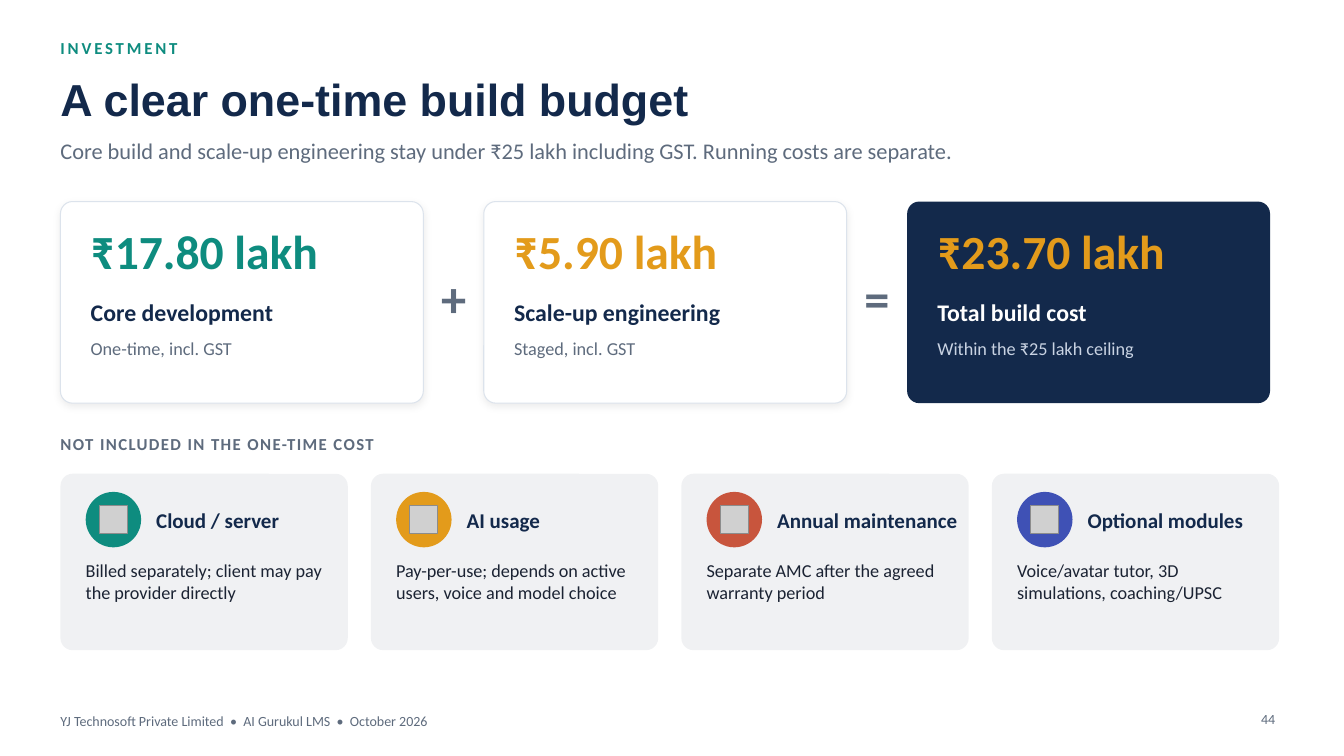
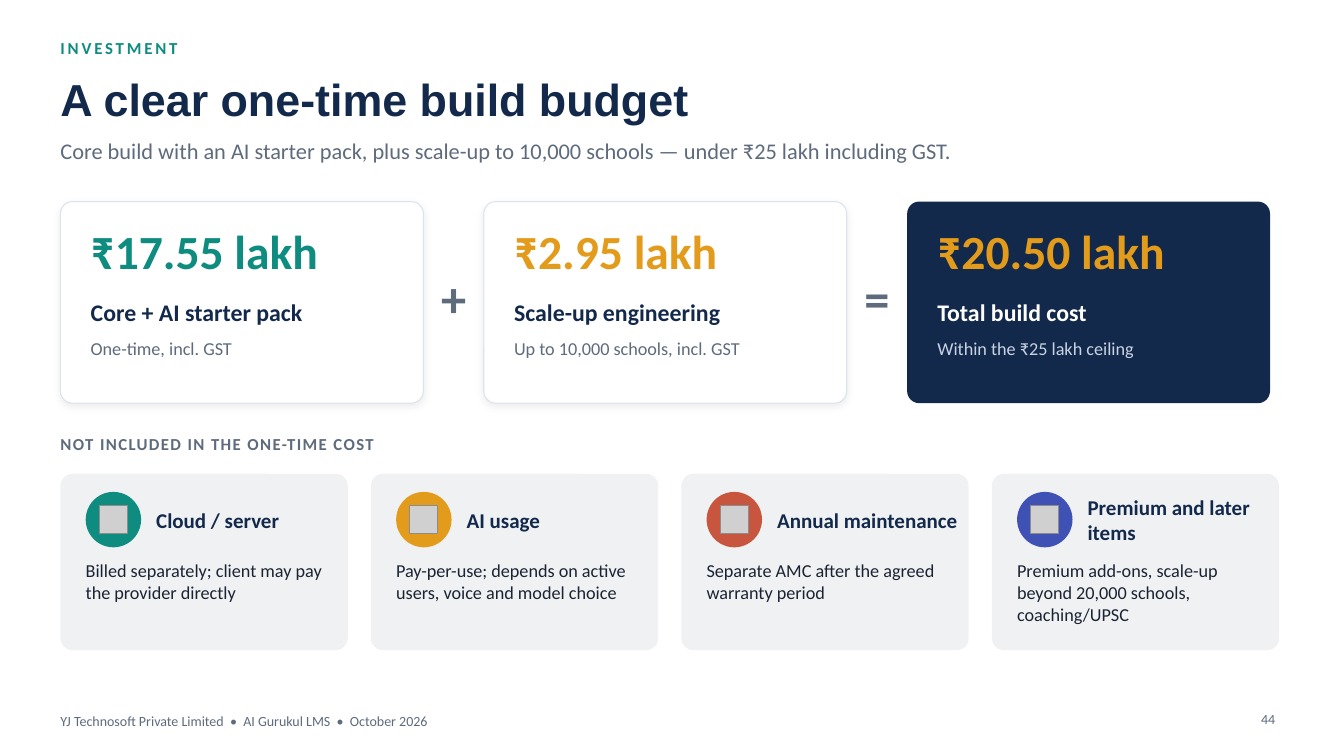
Before and after one commit to yatindradhurwe/yjtechnosoft, a slide deck: slide 44 of AI_Gurukul_Chhattisgarh_Edition.pptx. Drawn at 1344x756 pixels with LibreOffice and Linux fonts; fonts in the diff are those of the drawing; grey boxes stand for pictures. Boxes give left, top, right and bottom in pixels: in the first picture for what was removed or moved away, otherwise in the second. Text is boxed around its words. In the diff, an @@ line names an element or a change of style, - is before the commit and + after.

```diff
--- a/AI_Gurukul_Chhattisgarh_Edition.pptx
+++ b/AI_Gurukul_Chhattisgarh_Edition.pptx
@@ text at (x1=60, y1=143, x2=951, y2=163): text changed @@
-Core build and scale-up engineering stay under ₹25 lakh including GST. Running costs are separate.
+Core build with an AI starter pack, plus scale-up to 10,000 schools — under ₹25 lakh including GST.
@@ text at (x1=91, y1=235, x2=317, y2=270): text changed @@
-₹17.80 lakh
+₹17.55 lakh
@@ text at (x1=514, y1=235, x2=717, y2=270): text changed @@
-₹5.90 lakh
+₹2.95 lakh
@@ text at (x1=937, y1=235, x2=1164, y2=270): text changed @@
-₹23.70 lakh
+₹20.50 lakh
@@ text at (x1=91, y1=304, x2=302, y2=325): text changed @@
-Core development
+Core + AI starter pack
@@ text at (x1=514, y1=342, x2=740, y2=358): text changed @@
-Staged, incl. GST
+Up to 10,000 schools, incl. GST
@@ text at (x1=1088, y1=500, x2=1249, y2=540): text changed @@
-Optional modules
+Premium and later items
@@ text at (x1=1017, y1=564, x2=1218, y2=624): text changed @@
-Voice/avatar tutor, 3D simulations, coaching/UPSC
+Premium add-ons, scale-up beyond 20,000 schools, coaching/UPSC
```
Also in this commit, not shown: 2 other slides changed, 2 other files.
